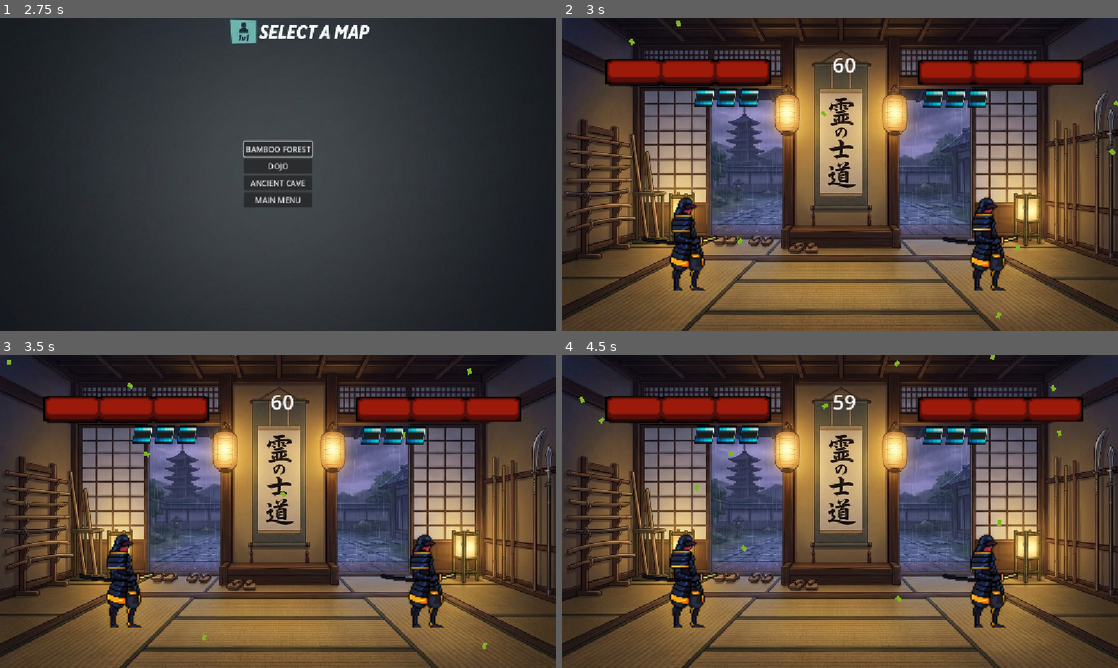
Above: before the commit, frames 1-4 (two rows, left to right).
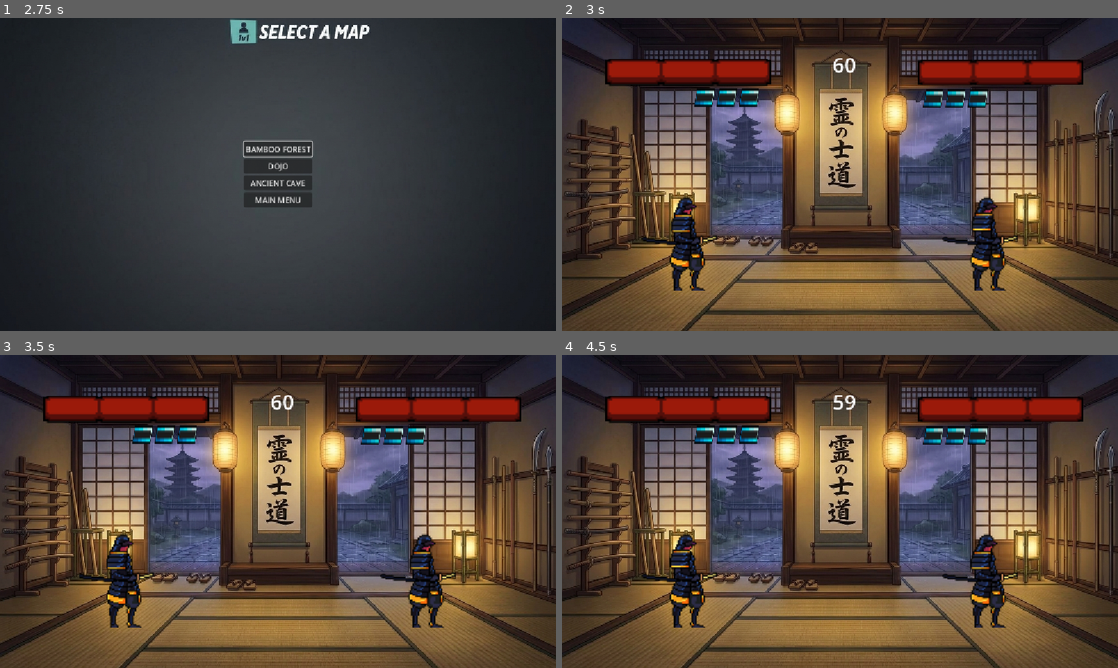
Above: after the commit, the same moments.

Repository: ianRHS/Way-of-the-blade-
Game: Godot game, scene res://Scenes/MainMenu.tscn
The game is run twice, just before and just after one commit, with the same random seed, the same clock (stepped at 60 frames per second) and the same inputs.
Inputs:
- Up to frame 1 (2.75 s): click "TUTORIAL" at 0.5 s; click "MAIN MENU" at 1.25 s; click "PLAY" at 2 s
- Up to frame 2 (3 s): click "DOJO" at 2.75 s
- Up to frame 3 (3.5 s): no input
- Up to frame 4 (4.5 s): no input

Frame 1 is identical in both runs. In frame 2, 0.1% of the frame differs, in the area x 12-100%, y 0-97%; in frame 3, 0.1%; in frame 4, 0.2%, in the area x 3-90%, y 0-79%.

Commit message:
Changed particles settings and uploading game
Changed the particles to turn off on dojo map, and uploaded game to itch.io and removed the exit button on the browser as it was not working and it freezed the game.

Diff:
--- a/Scenes/Arenas/Arena2.tscn
+++ b/Scenes/Arenas/Arena2.tscn
@@ -97,6 +97,7 @@
 
 [node name="GPUParticles2D" type="GPUParticles2D" parent="." unique_id=1102532930]
 position = Vector2(566, -69)
+emitting = false
 amount = 40
 texture = SubResource("AtlasTexture_jw32o")
 lifetime = 10.0
--- a/Scenes/Arenas/Arena3.tscn
+++ b/Scenes/Arenas/Arena3.tscn
@@ -12,6 +12,8 @@
 
 [sub_resource type="RectangleShape2D" id="RectangleShape2D_xnrmw"]
 size = Vector2(1152, 18)
+
+[sub_resource type="SpriteFrames" id="SpriteFrames_1wlll"]
 
 [sub_resource type="RectangleShape2D" id="RectangleShape2D_05dxr"]
 size = Vector2(10, 648)
@@ -62,6 +64,7 @@
 position = Vector2(877, 478)
 player_prefix = "p2"
 opponent = NodePath("../Player1")
+character_frames = SubResource("SpriteFrames_1wlll")
 
 [node name="LeftWall" type="StaticBody2D" parent="." unique_id=594525251]
 
--- a/Scripts/main_menu.gd
+++ b/Scripts/main_menu.gd
@@ -5,10 +5,16 @@
 @onready var quit_button: Button = $VBoxContainer/QuitButton
 
 func _ready() -> void:
+	if OS.has_feature("web"):
+		# Completely removes the exit button so it doesn't show up in the browser
+		$VBoxContainer/QuitButton.queue_free()
 	start_button.grab_focus()
 	start_button.pressed.connect(_on_start_pressed)
 	tutorial_button.pressed.connect(_on_tutorial_pressed)
 	quit_button.pressed.connect(_on_quit_pressed)
+
+
+
 
 func _on_start_pressed() -> void:
 	# Change this to point to your new Map Select scene
@@ -16,7 +22,7 @@
 
 func _on_tutorial_pressed() -> void:
 	# Adjust this path if your tutorial menu is saved in a different folder
-	get_tree().change_scene_to_file("res://scenes/tutorial_menu.tscn")
+	get_tree().change_scene_to_file("res://Scenes/tutorial_menu.tscn")
 
 func _on_quit_pressed() -> void:
 	get_tree().quit()
Not shown, changed: export_presets.cfg
Binary file changed: index.apple-touch-icon.png
Binary file changed: index.icon.png
Not shown, changed: Assets/.DS_Store
Not shown, changed: index.html
Not shown, changed: index.js
Not shown, changed: index.pck
Not shown, changed: index.wasm
